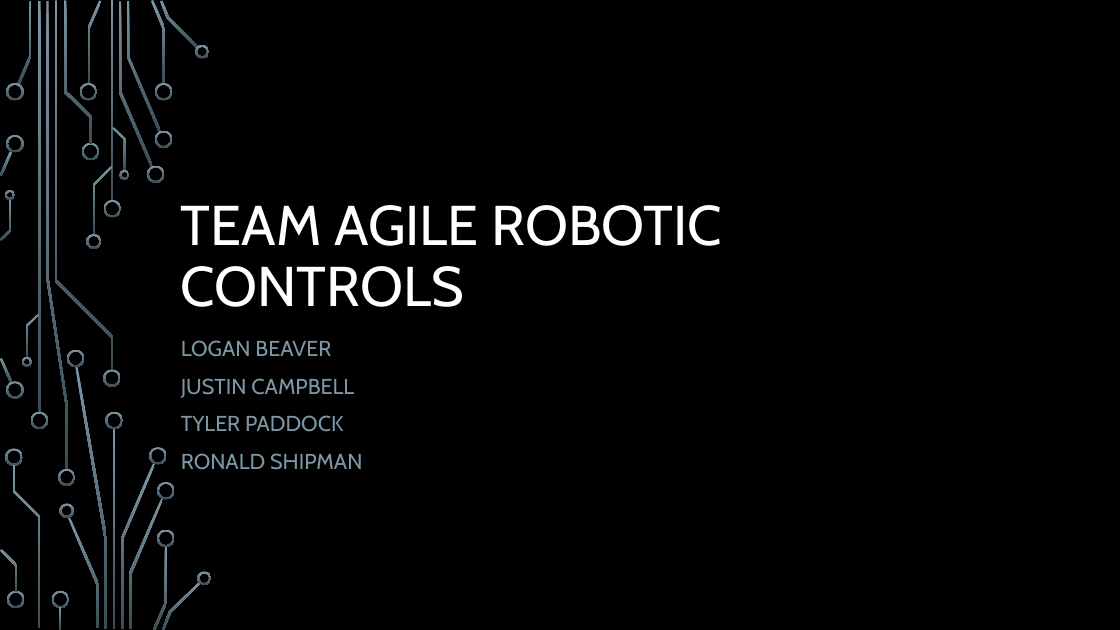
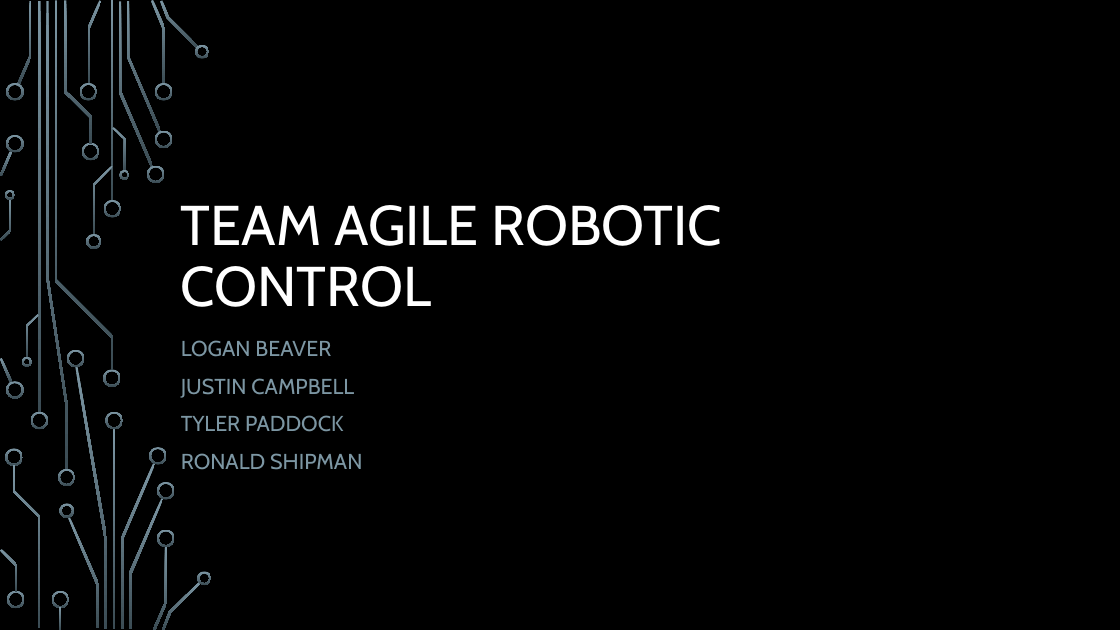
Before and after one commit to Logiant/AgileRoboticControls, a slide deck: slide 1 of Design Powerpoint.pptx. Drawn at 1120x630 pixels with LibreOffice and Linux fonts; fonts in the diff are those of the drawing; background and template pictures are left out. Boxes give left, top, right and bottom in pixels: in the first picture for what was removed or moved away, otherwise in the second. Text is boxed around its words. In the diff, an @@ line names an element or a change of style, - is before the commit and + after.

```diff
--- a/Design Powerpoint.pptx
+++ b/Design Powerpoint.pptx
@@ title at [181,205,722,307]: text changed @@
-TEAM AGILE ROBOTIC CONTROLS
+TEAM AGILE ROBOTIC CONTROL
```
Also in this commit, not shown: 2 other slides changed, 2 slides removed, 1 other file.
